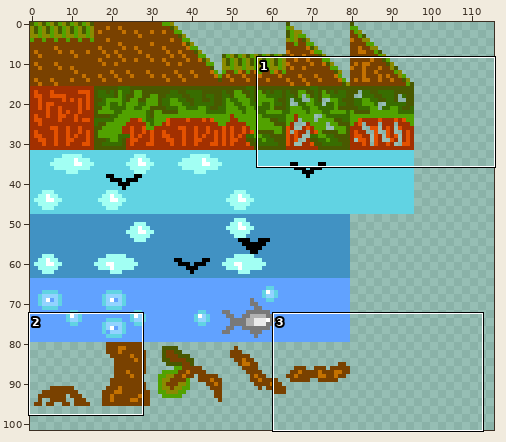
Sprite sheet -- Assets/Sprites/forest_spritesheet.png. Above, an overview of the earlier version with the close-up marked.
Close-up. Before the commit:
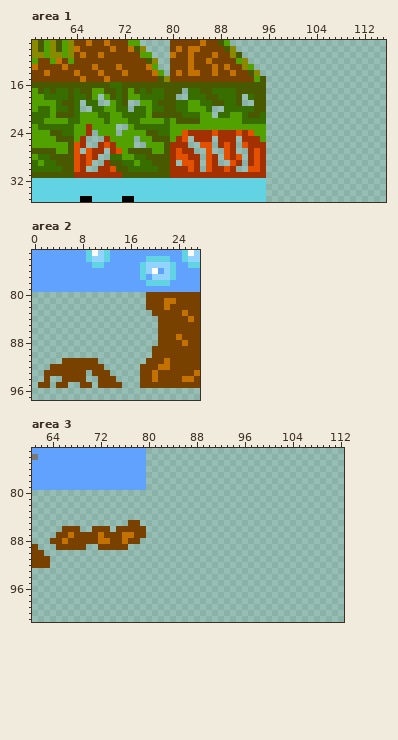
The file is 160x160 pixels. Shown: area 1: x 57..115, y 9..35; area 2: x 0..27, y 73..97; area 3: x 61..112, y 73..101. The wide view leaves out empty margins.
New version:
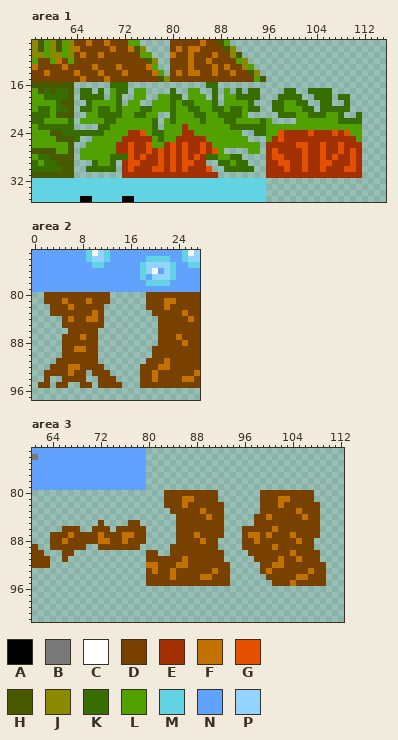
Palette (. is transparent): A #000000  B #797979  C #ffffff  D #794100  E #a23000  F #c37100  G #e35100  H #495900  J #8a8a00  K #386d00  L #51a200  M #61d3e3  N #61a2ff  P #92d3ff
The author wrote: Fix tree tiles Signed-off-by: m00ns7ruck <m00ns7ruck@abv.bg>
Diff:
Changed rows in their new state; - is an unchanged pixel.
Area 1:
first column x 64:
16 ......--K.............KK........----------------
17 .KK.K.L-K.LL....K.-LL..-.L.K.KK.---KK--KKKK-----
18 .-KKK.L-..-L..LLKK-LLL.K.LLKK-K.--KKKK--KKK-KK--
19 .--LLL--.LL..LLLKL-K-LLK.LLLLK..-KKLLKK--KK--K--
20 .KKL-K--LLL-KLLLKLLKK-LKKL--L-K.-KKLLLKK-KKKKK--
21 ..----KKLL---L..KLLL-K-L--KKL...--KKKLLKKKLLK--K
22 .-----K--LL--K.LKLLLLK---KK-LLL-L----LLLLLLLKKKK
23 ....KK-LL-LLL-.L--E-------KKKKKKLLLLLLLLLLLLLLLL
24 KKKKK--L-EEGLK-L--E-LLLLLLLL..KKLLGEEEEGEEEGEGLL
25 K.-LLL--EEEEELKL--EE--LLLLLLL...LEGEEEEEEEEEEEEL
26 ..LLLLLEEGEEG--EG-GEE-ELLLLLLLL.EEEEEGGEEGEEGEEE
27 .LLLLLLEEGEEGEGEGEG-EGEGL..--LL.EGEEEEGEEGEEGEGE
28 .LLLLL--KGEGEEGEGE--GEKKLLKK-...EGGEEEGEEGEGEEGE
29 ...KLLK.EGGEEEGEGE---E..KKLKK...EEGGEEGEEGGEEEGE
30 ..KKKKK.EGEEEGGEG-GE-E-..KKKKK..EEEGEEGEEGEEEGGE
31 ........EEEEEEEE--------........EEEEEEEEEEEEEEEE
Area 2:
first column x 2:
80 DDDDDDDDDDD
81 DDDFDDDFDDD
82 -DDDFDDDDD-
83 -DDDDDDDFD-
84 ---DFDDFFD-
85 ---DDDDDDD-
86 ----DDDDD--
87 ---DDDFDD--
88 ---DDDDDD--
89 ---DDFFDD--
90 ---DDDDDD--
91 --D--------
92 ----FF-----
93 ----F------
Area 3:
first column x 64:
 80 -------------------DDDDDDDDD-------DDDDDDDDD--
 81 -------------------DDDFFDDDD-------DDDFFDDDD--
 82 -------------------DDDFDDDDDD------DDDFDDDDDD-
 83 --------------------DDDDDFDDD------DDDDDDFDDD-
 84 ---------------------DDDDDFDD-----DDFDDDDDFDD-
 85 --------D------------DDDDDDDD-----DDDDDDDDDDD-
 86 ---------------------DDDDDDDD---DDDDDFDDDDDDD-
 87 D--------------------DDDFDDDD---DFFDFDDDFDDDD-
 88 ---------------D-----DDDDFDD----DDFDDDDDDFDD--
 89 D------------DD-----DDDDDDDD----DDDDDFDDDDDD--
 90 --DD------------DD--DDDDDDDDD----DDDDDDDFDDDD-
 91 --D-------------DDDDDDFDDDDDD-----DDDDFDDFDDD-
 92 ----------------FFDDDFFDDDDDDD-----DDFFDDDDDDD
 93 ----------------DFDDFDDDDDDFDD-----DFDDDDDDFDD
 94 ----------------DDDDFDDDDFFDDD------DDDDDFFDDD
 95 ----------------DDDDDDDDDDDDDD-------DDDFDDDDD
